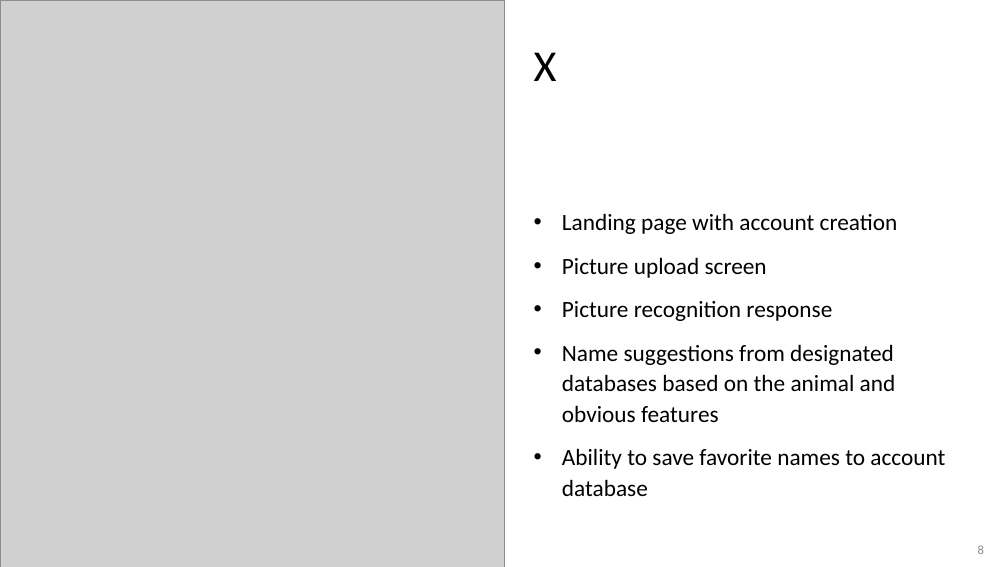
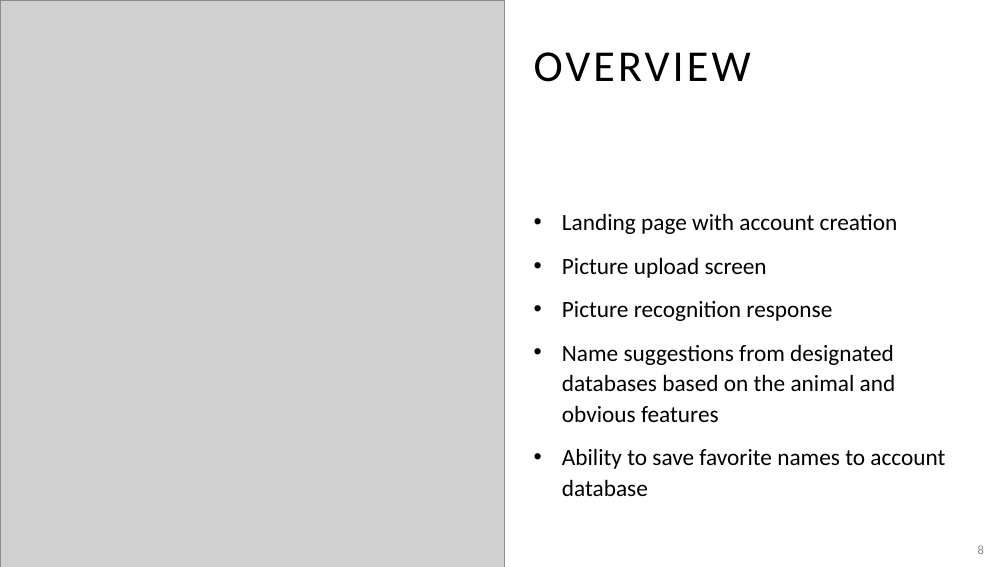
Before and after one commit to adriaonline/CPT200SP24-Team1, a slide deck: slide 8 of Phase 2 Docs/Phase 2 - Presentation.pptx. Drawn at 1008x567 pixels with LibreOffice and Linux fonts; fonts in the diff are those of the drawing; grey boxes stand for pictures. Boxes give left, top, right and bottom in pixels: in the first picture for what was removed or moved away, otherwise in the second. Text is boxed around its words. In the diff, an @@ line names an element or a change of style, - is before the commit and + after.

```diff
--- a/Phase 2 Docs/Phase 2 - Presentation.pptx
+++ b/Phase 2 Docs/Phase 2 - Presentation.pptx
@@ title at (x1=534, y1=52, x2=751, y2=82): text changed @@
-X
+OVERVIEW
```
Also in this commit, not shown: 1 other slide changed.
